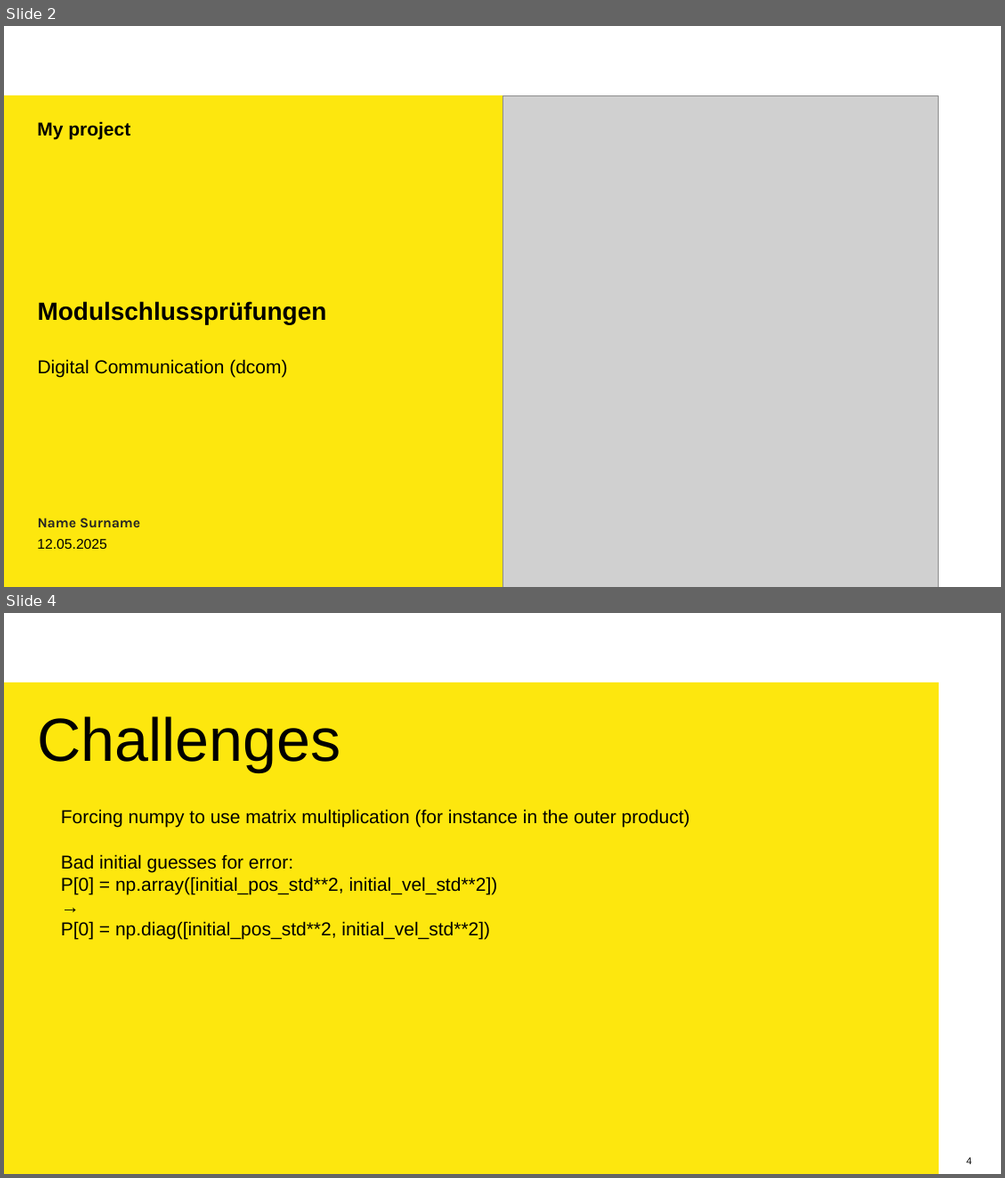
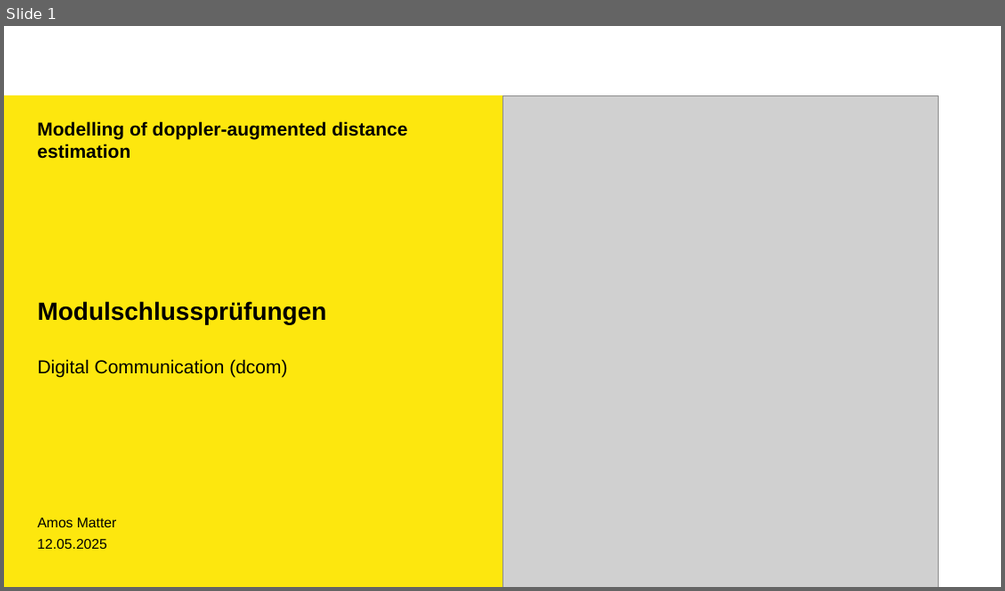
Before and after one commit to amosmatter/FS25_MSP_digitalcom, a slide deck: Project_KALM/MSP_Template.pptx. Shown one above the other, each under a label of ours: slides 2 and 4 before the commit, slide 1 after it; the slides between them are not shown. The pictures are 1005x1178 and 1005x591 pixels, drawn with LibreOffice and Linux fonts; fonts in the diff are those of the drawing; grey boxes stand for pictures; background and template pictures are left out. Boxes give left, top, right and bottom in pixels: in the first picture for what was removed or moved away, otherwise in the second. Text is boxed around its words. In the diff, an @@ line names an element or a change of style, - is before the commit and + after.

```diff
--- a/Project_KALM/MSP_Template.pptx
+++ b/Project_KALM/MSP_Template.pptx
@@ slide 4 removed at [4, 613, 1001, 1174], background #FFFFFF; not listed: 1 template element that a slide beside it also shows @@
@@ rectangle removed at [4, 682, 938, 1174] @@
@@ title removed at [38, 716, 341, 772] @@
-Challenges
@@ text removed at [61, 809, 690, 940] @@
-Forcing numpy to use matrix multiplication (for instance in the outer product)
-Bad initial guesses for error:
-P[0] = np.array([initial_pos_std**2, initial_vel_std**2])
-→
-P[0] = np.diag([initial_pos_std**2, initial_vel_std**2])
@@ page number removed at [966, 1157, 971, 1164] @@
-4
@@ what was slide 2 is now slide 1 @@
@@ slide 1 changed as well @@
@@ title at [37, 121, 407, 159]: text changed @@
-My project
+Modelling of doppler-augmented distance estimation
@@ text at [38, 517, 116, 527]: text changed; font Karla to Arial; text colour #252424 to #000000; bold off @@
-Name Surname
+Amos Matter
```
Also in this commit, not shown: 2 other slides changed, 12 slides added, 1 other slide removed, 2 other files.
